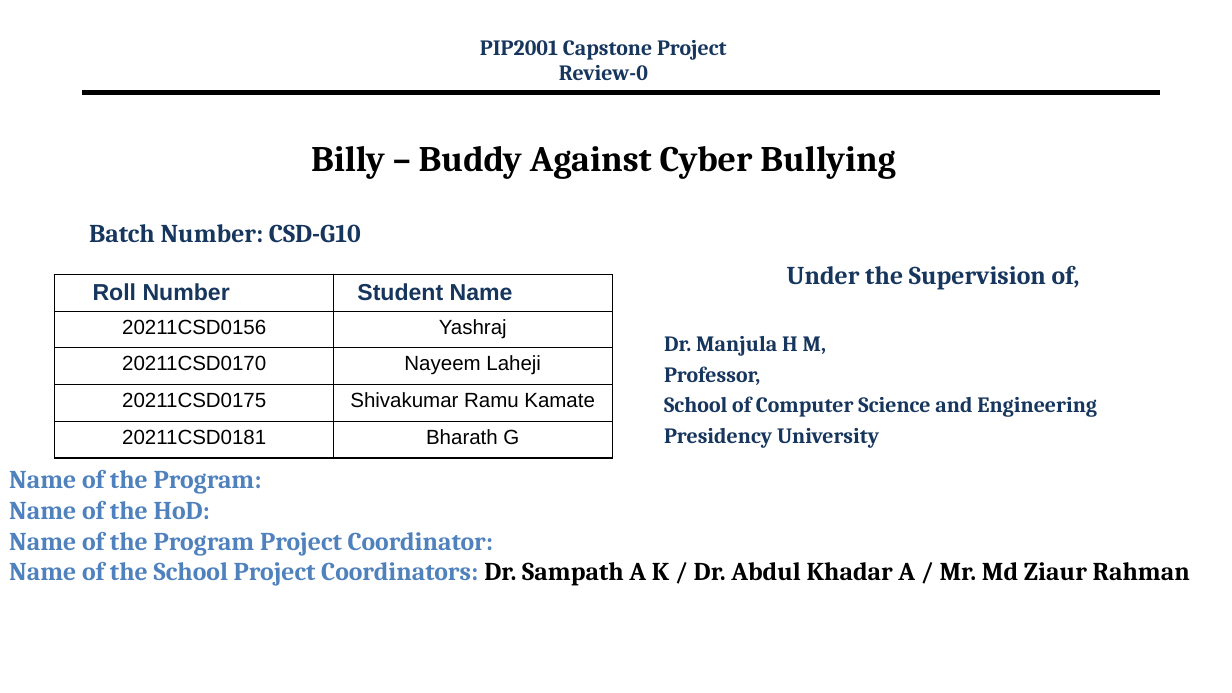
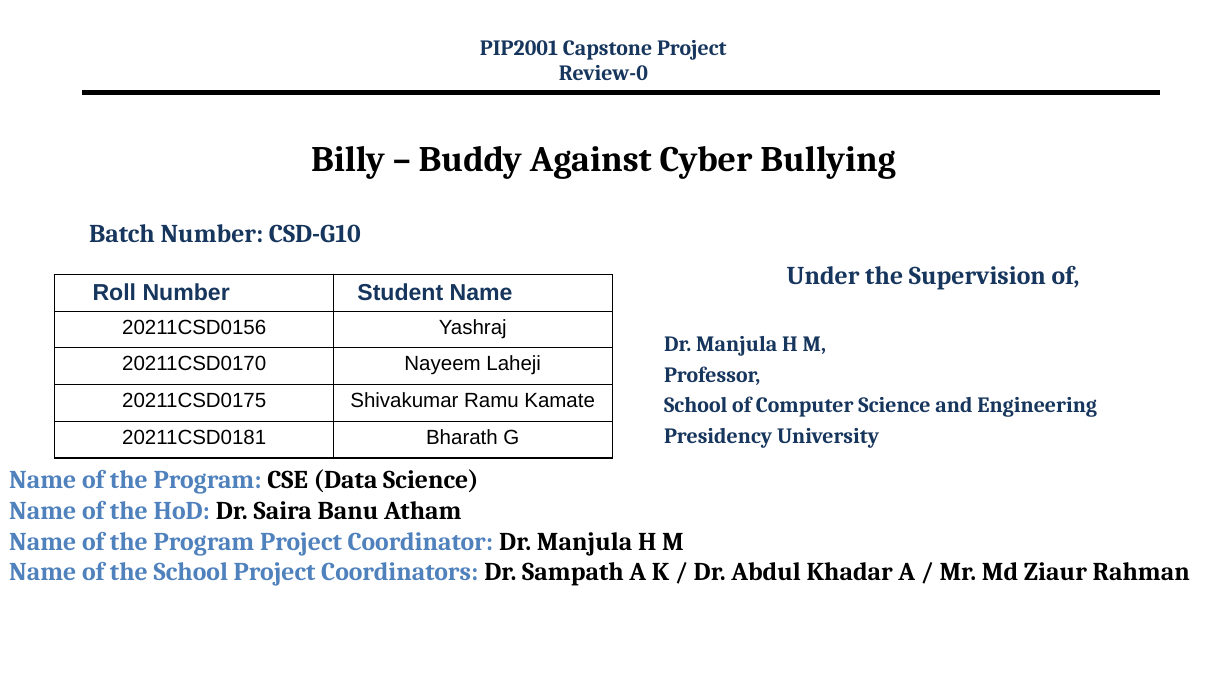
Before and after one commit to yashraj2003e/billy_buddy_against_cyberbullying, a slide deck: slide 1 of review_0/PIP2001-REVIEW-0.pptx. Drawn at 1232x693 pixels with LibreOffice and Linux fonts; fonts in the diff are those of the drawing; background and template pictures are left out. Boxes give left, top, right and bottom in pixels: in the first picture for what was removed or moved away, otherwise in the second. Text is boxed around its words. In the diff, an @@ line names an element or a change of style, - is before the commit and + after.

Commit message:
modified ppt

```diff
--- a/review_0/PIP2001-REVIEW-0.pptx
+++ b/review_0/PIP2001-REVIEW-0.pptx
@@ text at (x1=9, y1=469, x2=684, y2=555): text changed @@
-Name of the Program:
-Name of the HoD:
-Name of the Program Project Coordinator:
+Name of the Program: CSE (Data Science)
+Name of the HoD: Dr. Saira Banu Atham
+Name of the Program Project Coordinator: Dr. Manjula H M
```
Also in this commit, not shown: 1 other slide changed.
